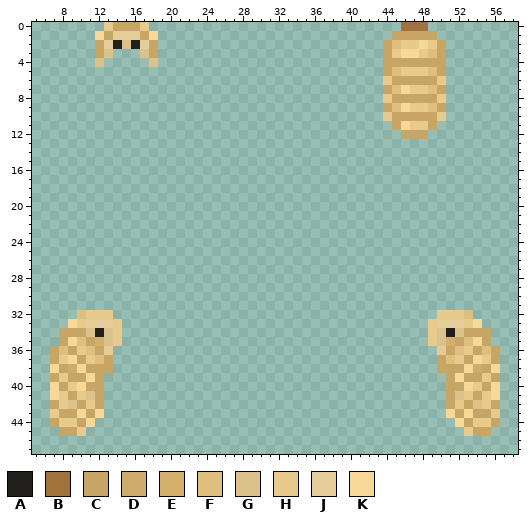
Edited in one commit: pixel-art sprite (Resources/Textures/Mobs/Animals/mothroach/mothroach.rsi/0-equipped-HELMET.png). This is how it looked before the edit.
The file is 64x64 pixels. Colours within 5 levels of each other are drawn and written as one. Shown: x 5..58, y 0..47.
Palette (. is transparent): A #22201c  B #a1723c  C #c7a565  D #ceac6c  E #d4af6b  F #dfbf7b  G #dbc18a  H #e8cb8c  J #e5cd99  K #f7d896
Pixels before (only the part around the change), first column x 5:
 0 ........HCCCH............................BBB..........
 1 .......KCJJJCK..........................CCCCC.........
 2 .......CJAGAJC.........................CFHHKHC........
 3 .......CG...GC.........................CHKKHFC........
 4 .......G.....G.........................CCCCCCC........
 5 .......................................CFHHHFC........
 6 .......................................HCCCCCH........
 7 .......................................CFKHHFC........
 8 .......................................HCCCCCH........
 9 .......................................CFKHHFC........
10 .......................................HCCCCCH........
11 ........................................CKHHC.........
12 .........................................CCC..........
13 ......................................................
14 ......................................................
15 ......................................................
16 ......................................................
17 ......................................................
18 ......................................................
19 ......................................................
20 ......................................................
21 ......................................................
22 ......................................................
23 ......................................................
24 ......................................................
25 ......................................................
26 ......................................................
27 ......................................................
28 ......................................................
29 ......................................................
30 ......................................................
31 ......................................................
32 .....FHHH....................................HHHF.....
33 ....KHJJJH..................................HJJJHK....
34 ...CCCGAGH..................................HGAGCCC...
35 ...CKFCEGH..................................HGECFKC...
36 ..CFCHFCJ....................................JCFHCFC..
37 ..CHKCHFC....................................CFHCKHC..
38 ..KCDKCCC....................................CCCKDCK..
39 ..CHCCKC......................................CKCCHC..
40 ..KCHKCC......................................CCKHCK..
41 ..KHCHGC......................................CGHCHK..
42 ..CHGCHC......................................CHCGHC..
43 ..HCCKCK......................................KCKCCH..
44 ..CHHCK........................................KCHHC..
45 ...CCH..........................................HCC...
46 ......................................................
47 ......................................................
After the commit:
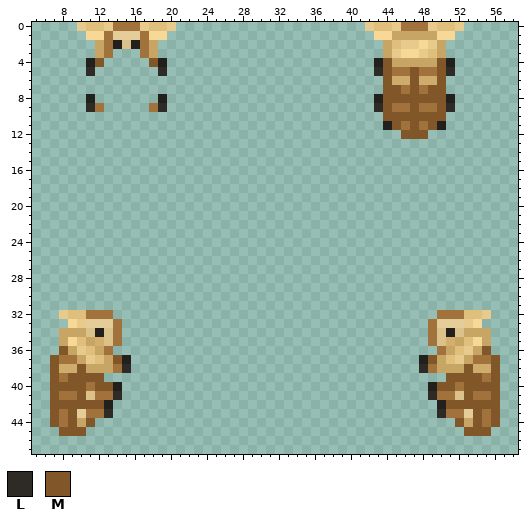
Colours new in this view: L #2e2a26  M #81572a
Changes in this commit:
Changed rows in their new state; - is an unchanged pixel.
first column x 10:
 0 HFF-BBB-FFH---------------------HFFH---HFFH
 1 -K-B---B-K-----------------------KK-----KK-
 2 ---B---B-----------------------------------
 3 ---B---B-----------------------------------
 4 -AM-----MA-----------------------AM-----MA-
 5 -L-------L-----------------------LMBBMBBML-
 6 ----------------------------------MDDMDDM--
 7 ----------------------------------MMBMBMM--
 8 -A-------A-----------------------AMMMMMMMA-
 9 -LB-----BL-----------------------LMBBMBBML-
10 ----------------------------------MMMMMMM--
11 ----------------------------------AMBMBMA--
12 ------------------------------------MMM----
first column x 7:
32 -HF-BBB------------------------------------BBB-FH-
33 -------B----------------------------------B-------
34 -------B----------------------------------B-------
35 -------B----------------------------------B-------
36 .M----B------------------------------------B----M.
37 MBB----MA--------------------------------AM----BBM
38 MD-M---BL--------------------------------LB---M-DM
39 MBMMMM--------------------------------------MMMMBM
40 MMMMBMMA----------------------------------AMMBMMMM
41 MBBM-BBL----------------------------------LBB-MBBM
42 MMMMMMA------------------------------------AMMMMMM
43 MBMJBBL------------------------------------LBBJMBM
44 MBM-M----------------------------------------M-MBM
45 -MMM------------------------------------------MMM-
